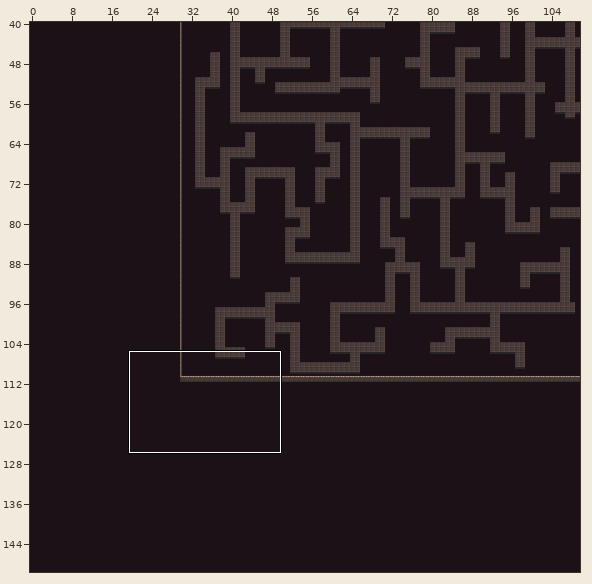
Tiled map: Maps/map5.tmx. The first picture is a wide view before the edit; the outline marks the close-up.
Close-up. First the earlier version:
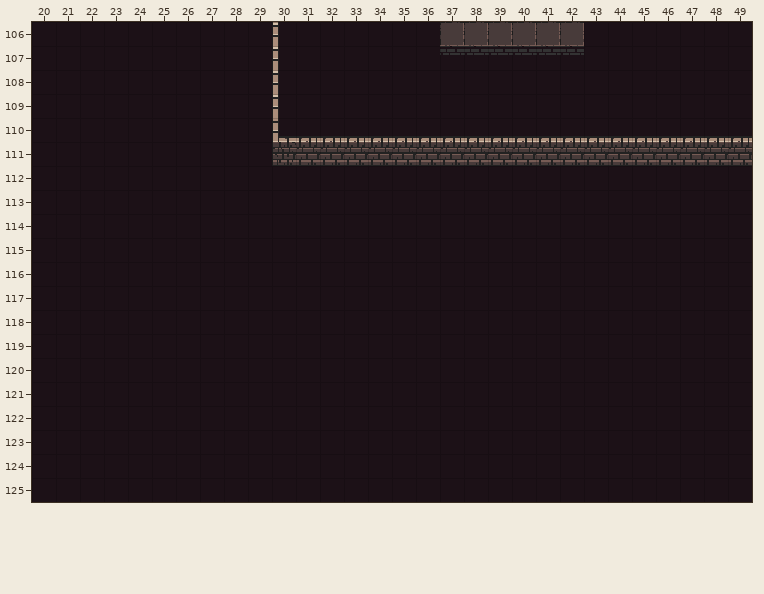
Cells are 16x16 px. Shown: x 20..49, y 106..125. The commit also changed other parts of the map, which this record leaves out.
Once edited:
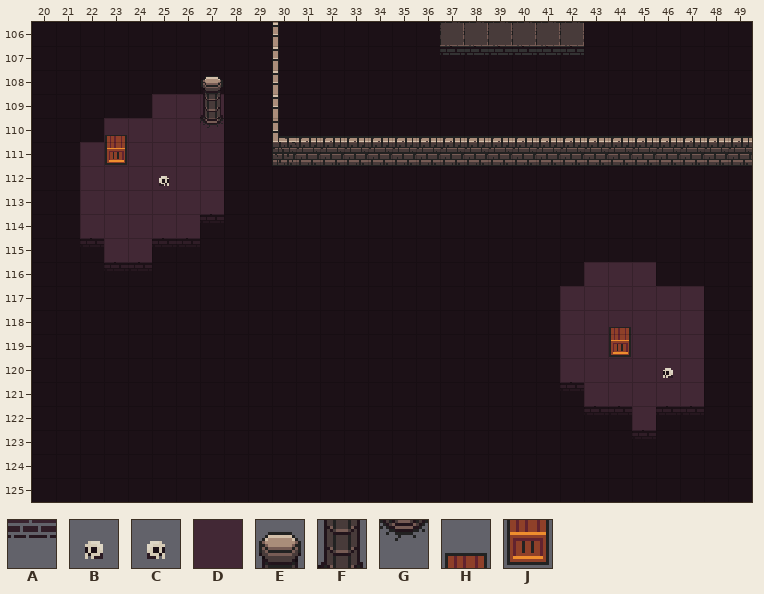
Key: from "Dungeon3-16x16": A 137; from "Dungeon3-16x16-itens": B 49, C 49 flipped left-right, D 50; from "Dungeon3-16x16-itens2": E 165, F 197, G 229, H 398, J 430.
_ is an empty cell, . an unchanged one.
What changed:
--- layer "Ground"
@@ x 22..47 @@
-109 ...___....................
-110 ._____....................
-111 ______....................
-112 ______....................
-113 ______....................
-114 _____.....................
-115 .__.......................
-116 .....................___..
-117 ....................______
-118 ....................______
-119 ....................______
-120 ....................______
-121 ....................._____
-122 ......................._..
+109 ...DDD....................
+110 .DDDDD....................
+111 DDDDDD....................
+112 DDDDDD....................
+113 DDDDDD....................
+114 DDDDD.....................
+115 .DD.......................
+116 .....................DDD..
+117 ....................DDDDDD
+118 ....................DDDDDD
+119 ....................DDDDDD
+120 ....................DDDDDD
+121 .....................DDDDD
+122 .......................D..
--- layer "Hole"
@@ x 25..25 @@
-112 _
+112 C
@@ x 22..27 @@
-114 ....._
-115 _..__.
-116 .__...
+114 .....A
+115 A..AA.
+116 .AA...
@@ x 42..47 @@
-120 ...._.
-121 _.....
-122 .__.__
-123 ..._..
+120 ....B.
+121 A.....
+122 .AA.AA
+123 ...A..
--- layer "Decoration"
@@ x 23..27 @@
-108 ...._
-109 ...._
-110 _..._
-111 _....
+108 ....E
+109 ....F
+110 H...G
+111 J....
@@ x 44..44 @@
-118 _
-119 _
+118 H
+119 J
